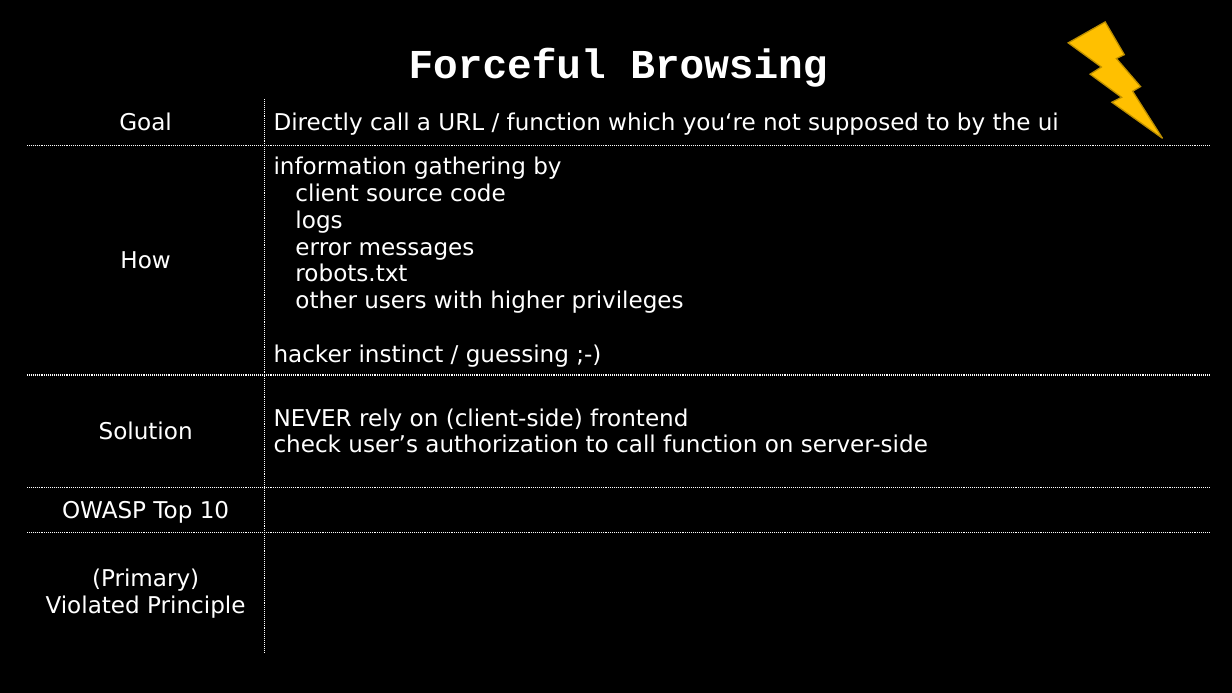
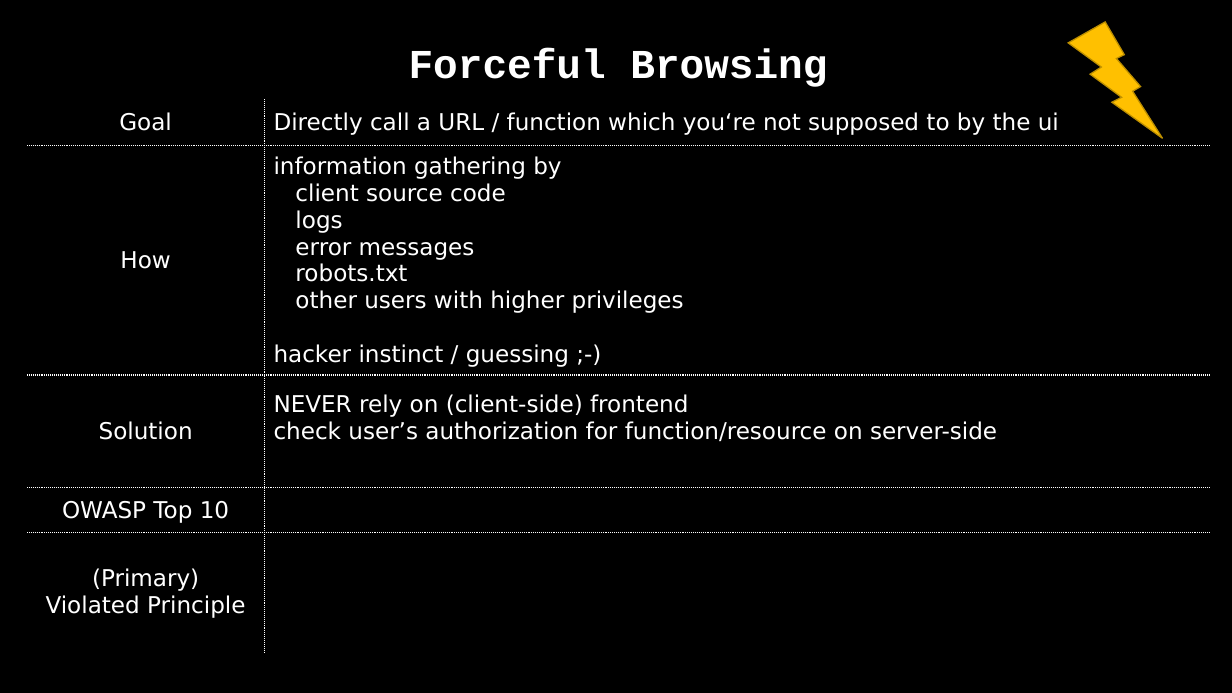
Before and after one commit to dschwarz91/websec-lecture, a slide deck: slide 16 of slides/5_Authorization.pptx (slide 12 before the commit). Drawn at 1232x693 pixels with LibreOffice and Linux fonts; fonts in the diff are those of the drawing. Boxes give left, top, right and bottom in pixels: in the first picture for what was removed or moved away, otherwise in the second. Text is boxed around its words. In the diff, an @@ line names an element or a change of style, - is before the commit and + after.

Commit message:
removed IDOR as a separate vulnerability and merged it in forceful browsing. Added some details for authorization checks.

```diff
--- a/slides/5_Authorization.pptx
+++ b/slides/5_Authorization.pptx
@@ table at (x1=27, y1=37, x2=1210, y2=662) @@
-row 4, column 2: NEVER rely on (client-side) frontend / check user’s authorization to call function on server-side
+row 4, column 2: NEVER rely on (client-side) frontend / check user’s authorization for function/resource on server-side
```
Also in this commit, not shown: 12 other slides changed, 9 slides added.
